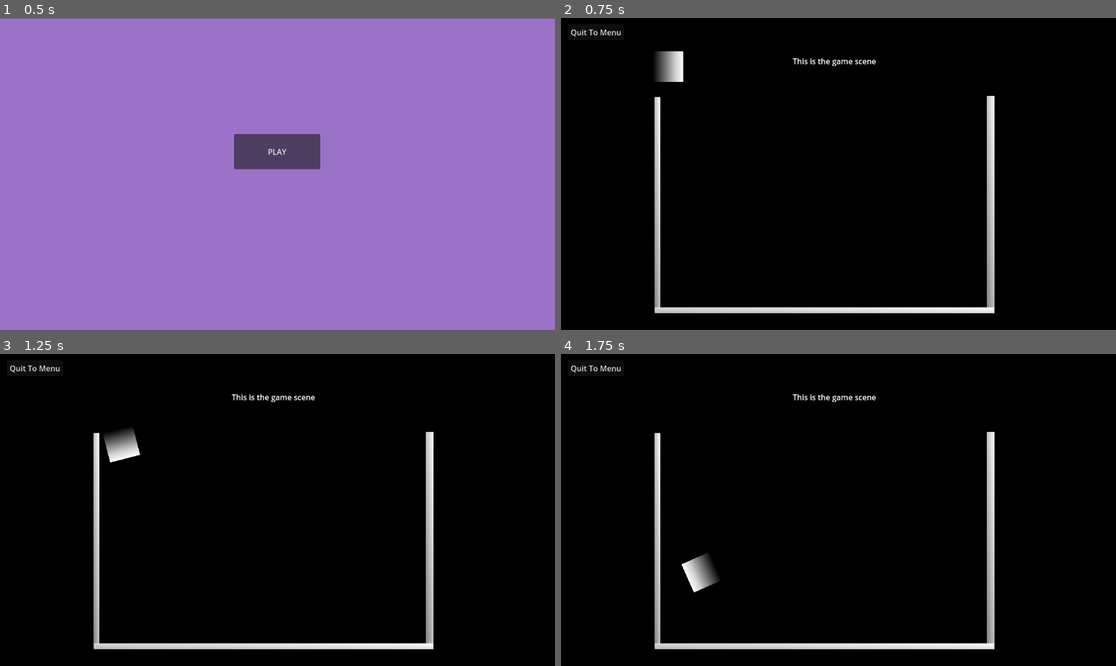
Above: before the commit, frames 1-4 (two rows, left to right).
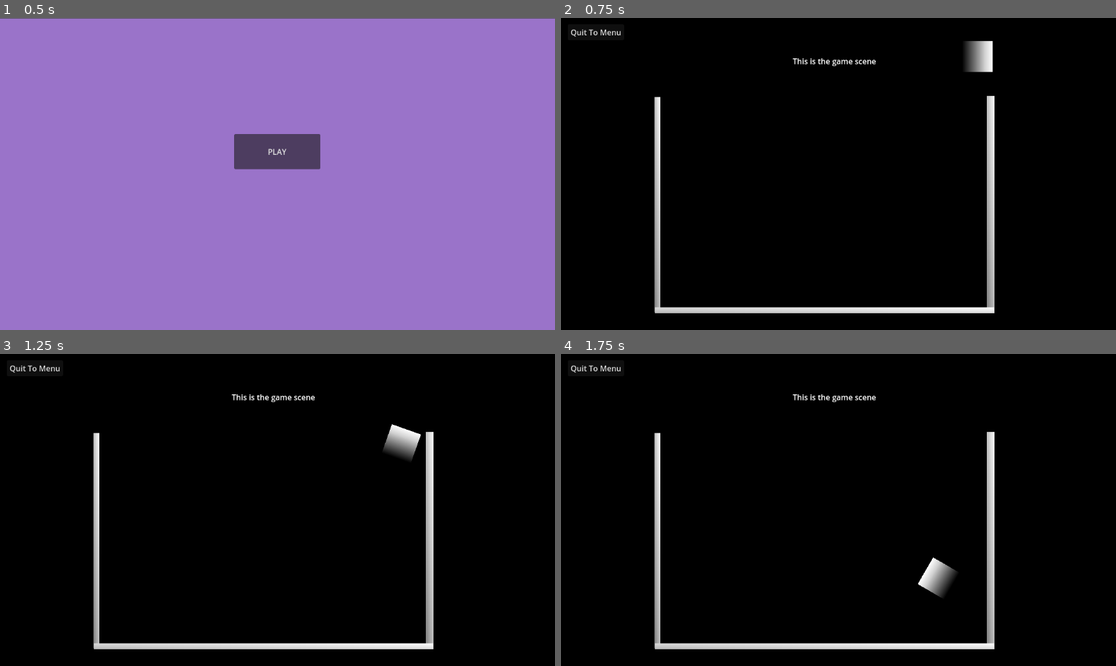
Above: after the commit, the same moments.

Repository: robliv/gamejam2024
Game: Godot game, scene res://scenes/game_manager.tscn
The game is run twice, just before and just after one commit, with the same random seed, the same clock (stepped at 60 frames per second) and the same inputs.
Inputs:
- Up to frame 1 (0.5 s): no input
- Up to frame 2 (0.75 s): click "PLAY" at 0.5 s
- Up to frame 3 (1.25 s): no input
- Up to frame 4 (1.75 s): no input

Frame 1 is identical in both runs. In frame 2, 1.0% of the frame differs, in the area x 17-78%, y 7-21%; in frame 3, 1.0%, in the area x 18-76%, y 22-35%; in frame 4, 1.0%.

Commit message:
add itch deploy

Diff:
--- a/project/scenes/game.tscn
+++ b/project/scenes/game.tscn
@@ -1,6 +1,6 @@
 [gd_scene load_steps=11 format=3 uid="uid://d1y4aagwioo61"]
 
-[ext_resource type="Script" path="res://scenes/game.gd" id="1_fkfh4"]
+[ext_resource type="Script" path="res://scripts/game.gd" id="1_fkfh4"]
 
 [sub_resource type="RectangleShape2D" id="RectangleShape2D_uupb8"]
 size = Vector2(13, 450)
@@ -100,11 +100,11 @@
 texture = SubResource("GradientTexture2D_f5nyj")
 
 [node name="FruitPlaceholder" type="RigidBody2D" parent="GameRoot"]
+position = Vector2(868, 70)
+metadata/_edit_group_ = true
 
 [node name="CollisionShape2D" type="CollisionShape2D" parent="GameRoot/FruitPlaceholder"]
-position = Vector2(226, 91)
 shape = SubResource("RectangleShape2D_2etnx")
 
 [node name="Sprite2D" type="Sprite2D" parent="GameRoot/FruitPlaceholder"]
-position = Vector2(226, 91)
 texture = SubResource("GradientTexture2D_0g32y")
Not shown, changed: project/export_presets.cfg
Renamed: project/scenes/game.gd -> project/scripts/game.gd
Not shown, changed: .github/workflows/godot-ci.yml
Not shown, changed: .gitignore
